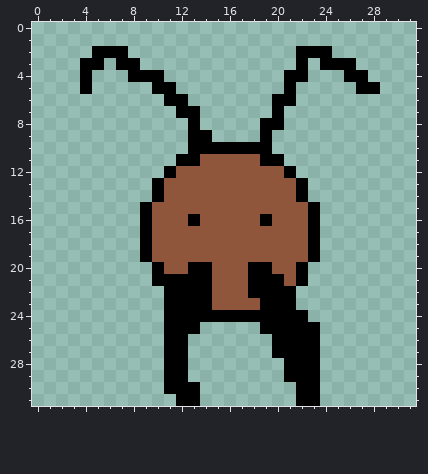
Pixel-art file, stored at ant1.aseprite. The picture above is the old version.
32x32 pixels, 1 frame.
After the commit:
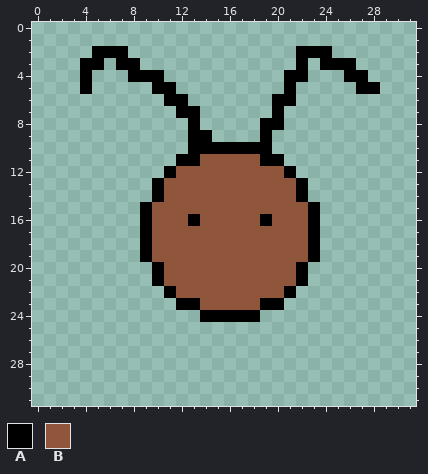
Palette (. is transparent): A #000000  B #8f563b
Difference:
--- layer "Layer 2"
@@ x 9..25 @@
 19 ABBBBBBBBBBBBBA..
-20 .ABBAABBBAABBA...
-21 .AAAAABBBAAABA...
-22 ..AAAABBBAAAA....
-23 ..AAAABBBBAAA....
-24 ..AAAAAAAAAAAA...
-25 ..AAA.....AAAAA..
-26 ..AA.......AAAA..
-27 ..AA.......AAAA..
-28 ..AA........AAA..
-29 ..AA........AAA..
-30 ..AAA........AA..
-31 ...AA........AA..
+20 .ABBBBBBBBBBBA...
+21 .ABBBBBBBBBBBA...
+22 ..ABBBBBBBBBA....
+23 ...AABBBBBAA.....
+24 .....AAAAA.......
+25 .................
+26 .................
+27 .................
+28 .................
+29 .................
+30 .................
+31 .................
Where, in picture pixels (left, top, right, bottom), the same in both pictures:
changed: (164, 262, 212, 406)
changed: (248, 262, 320, 406)
